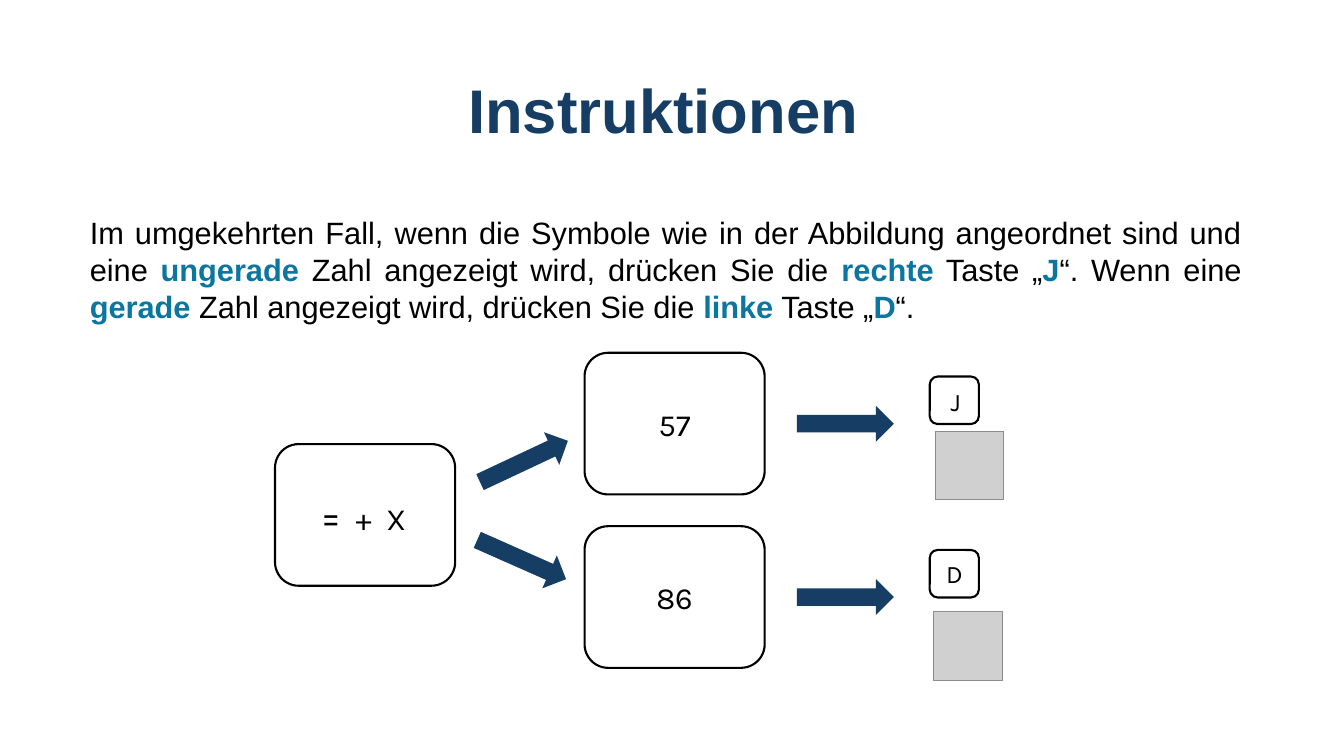
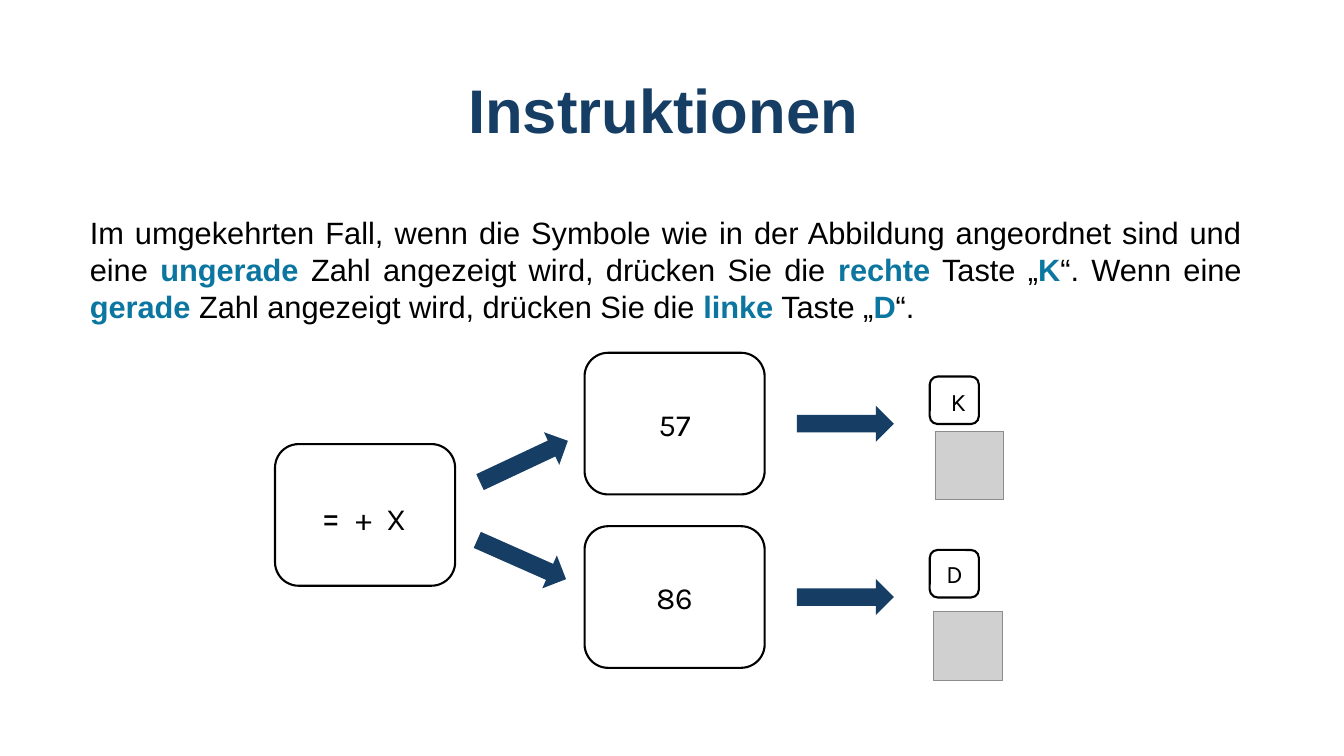
Before and after one commit to GidonFrischkorn/Ambizione-IndividualDifferencesStudy, a slide deck: slide 5 of tasks/number_judgement_changingSR/assets/instructions_digit_changeSR.pptx. Drawn at 1344x756 pixels with LibreOffice and Linux fonts; fonts in the diff are those of the drawing; grey boxes stand for pictures. Boxes give left, top, right and bottom in pixels: in the first picture for what was removed or moved away, otherwise in the second. Text is boxed around its words. In the diff, an @@ line names an element or a change of style, - is before the commit and + after.

```diff
--- a/tasks/number_judgement_changingSR/assets/instructions_digit_changeSR.pptx
+++ b/tasks/number_judgement_changingSR/assets/instructions_digit_changeSR.pptx
@@ text at (90, 221, 1241, 324): text changed @@
-Im umgekehrten Fall, wenn die Symbole wie in der Abbildung angeordnet sind und eine ungerade Zahl angezeigt wird, drücken Sie die rechte Taste „J“. Wenn eine gerade Zahl angezeigt wird, drücken Sie die linke Taste „D“.
+Im umgekehrten Fall, wenn die Symbole wie in der Abbildung angeordnet sind und eine ungerade Zahl angezeigt wird, drücken Sie die rechte Taste „K“. Wenn eine gerade Zahl angezeigt wird, drücken Sie die linke Taste „D“.
@@ text at (951, 395, 966, 411): text changed @@
-J
+K
```
Also in this commit, not shown: 3 other slides changed, 11 other files.
